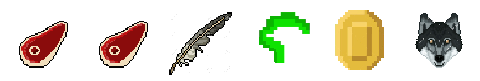
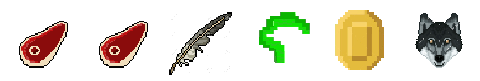
Layer changes from the first 480 x 81 image to the second:
painted on "mantis-leg" over (262, 12, 309, 63)
